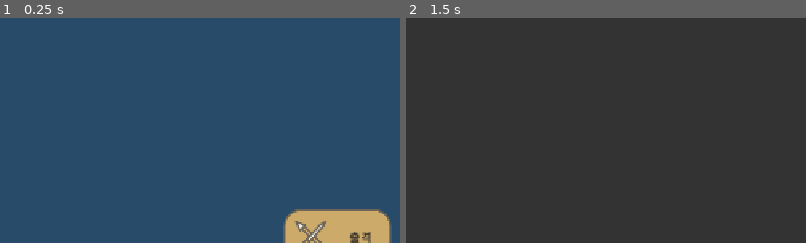
Above: before the commit, frames 1-2 (left to right).
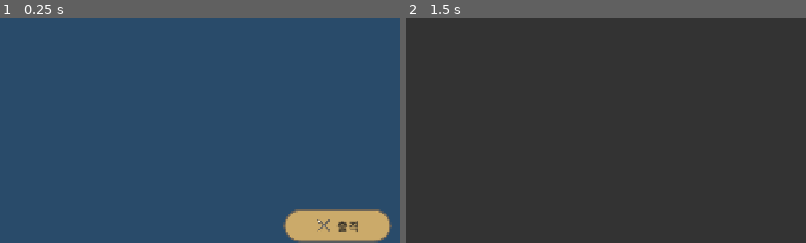
Above: after the commit, the same moments.

Repository: KADSA-OFFICIAL/Group-2
Game: Godot game, scene res://main.tscn
Same seed, same stepped clock (60 frames per second), same inputs: the game is played once before the commit and once after it. The engine's default icon, where the game draws it, is replaced by a stand-in: a white triangle on a blue panel in a dark square.
Inputs (mouse positions are % of the whole screen's width and height, from its top left; square brackets give the same spot before the commit, where the layout moved):
- Up to frame 1 (0.25 s): no input
- Up to frame 2 (1.5 s): click (92, 96) [92, 99] at 0.5 s; tap Enter at 1.25 s; move the mouse to (72, 45) at 1.27 s; press the mouse at (72, 45) at 1.28 s; hold Right (move_right) from 1.28 s (still down)
The pictures show only the part of the screen within x 50-100%, y 50-100%; the shares and areas given below are measured in that part.

The runs differ from the first frame. In frame 1, 1.2% of the frame differs, in the area x 70-98%, y 89-100%; in frame 2, nothing differs.

Commit message:
fix(ui): 버튼 아이콘 잘림 수정 — 출격 버튼 직접 조립 + 뒤로 버튼 expand_icon
Button.icon 은 텍스처를 원본 크기로 그린다. 아이콘 SVG 가 64px 로 임포트되므로
버튼 높이가 그보다 낮으면 아이콘이 잘렸다. 출격 버튼(높이 50)에서 눈에 띄었고,
같은 문제가 모든 화면의 뒤로 버튼(높이 40)에도 있었다.

- 출격 버튼: Button.icon 대신 TextureRect(UITheme.ICON_CTA = 26) + Label 로 직접
  조립하고, 배경 알약과 투명 클릭 버튼을 겹쳤다. 크기를 우리가 정하므로 잘리지 않는다.
  하단 메뉴 버튼을 조립한 방식과 같다.
- 뒤로 버튼 5곳(편성/캐릭터/장비/제조/창고): expand_icon = true 를 켰다.
  버튼 크기에 맞춰 비율을 유지하며 줄어든다.

검증: Godot 4.6.3 헤드리스, 7개 체크 전부 통과.
출격이 Button.icon 을 쓰지 않고 아이콘 높이 27 <= 버튼 높이 50 임을 확인했고,
메타 화면 6종을 모두 인스턴스화해 Button.icon 을 쓰는 버튼 전수 검사에서
"expand_icon 이 꺼져 있으면서 아이콘이 버튼보다 큰" 경우가 0건임을 확인했다.
출격 동작·정지 해제 회귀 확인. 검증 씬은 확인 후 삭제.

Co-Authored-By: Claude Opus 4.8 <noreply@anthropic.com>

Diff:
--- a/screens/characters/characters_screen.gd
+++ b/screens/characters/characters_screen.gd
@@ -79,6 +79,9 @@
 	var back := Button.new()
 	back.text = " 뒤로"
 	back.icon = _texture(BACK_ICON)
+	# Button.icon 은 텍스처를 원본 크기(64px)로 그려 버튼 높이를 넘으면 잘린다.
+	# expand_icon 을 켜면 버튼 크기에 맞춰 비율을 유지하며 줄어든다.
+	back.expand_icon = true
 	back.custom_minimum_size = Vector2(0, 40)
 	back.add_theme_stylebox_override("normal", UITheme.panel_box())
 	back.add_theme_stylebox_override("hover", UITheme.panel_box())
--- a/screens/craft/craft_screen.gd
+++ b/screens/craft/craft_screen.gd
@@ -83,6 +83,9 @@
 	var back := Button.new()
 	back.text = " 뒤로"
 	back.icon = _texture(BACK_ICON)
+	# Button.icon 은 텍스처를 원본 크기(64px)로 그려 버튼 높이를 넘으면 잘린다.
+	# expand_icon 을 켜면 버튼 크기에 맞춰 비율을 유지하며 줄어든다.
+	back.expand_icon = true
 	back.custom_minimum_size = Vector2(0, 40)
 	back.add_theme_stylebox_override("normal", UITheme.panel_box())
 	back.add_theme_stylebox_override("hover", UITheme.panel_box())
--- a/screens/equipment/equipment_screen.gd
+++ b/screens/equipment/equipment_screen.gd
@@ -109,6 +109,9 @@
 	var back := Button.new()
 	back.text = " 뒤로"
 	back.icon = _texture(BACK_ICON)
+	# Button.icon 은 텍스처를 원본 크기(64px)로 그려 버튼 높이를 넘으면 잘린다.
+	# expand_icon 을 켜면 버튼 크기에 맞춰 비율을 유지하며 줄어든다.
+	back.expand_icon = true
 	back.custom_minimum_size = Vector2(0, 40)
 	back.add_theme_stylebox_override("normal", UITheme.panel_box())
 	back.add_theme_stylebox_override("hover", UITheme.panel_box())
--- a/screens/formation/formation_screen.gd
+++ b/screens/formation/formation_screen.gd
@@ -81,6 +81,9 @@
 	var back := Button.new()
 	back.text = " 뒤로"
 	back.icon = _texture(BACK_ICON)
+	# Button.icon 은 텍스처를 원본 크기(64px)로 그려 버튼 높이를 넘으면 잘린다.
+	# expand_icon 을 켜면 버튼 크기에 맞춰 비율을 유지하며 줄어든다.
+	back.expand_icon = true
 	back.custom_minimum_size = Vector2(0, 40)
 	back.add_theme_stylebox_override("normal", UITheme.panel_box())
 	back.add_theme_stylebox_override("hover", UITheme.panel_box())
--- a/screens/main/main_screen.gd
+++ b/screens/main/main_screen.gd
@@ -316,21 +316,48 @@
 
 # 출격만 알약 배경을 가진다. 유일한 주요 동작이라 눈에 띄어야 하기 때문이다.
 # 나머지 메뉴 버튼에는 배경을 두지 않는다.
+#
+# 아이콘을 Button.icon 으로 넣지 않고 직접 조립한다.
+# Button.icon 은 텍스처를 원본 크기(SVG 임포트 기준 64px)로 그리기 때문에
+# 버튼이 그보다 낮으면 아이콘이 잘린다. TextureRect 로 크기를 지정해 얹는다.
 func _build_battle_button() -> Control:
 	var holder := Control.new()
 	holder.custom_minimum_size = Vector2(172, 62)
 
+	var plate := PanelContainer.new()
+	plate.set_anchors_preset(Control.PRESET_BOTTOM_WIDE)
+	plate.offset_top = -54
+	plate.offset_bottom = -4
+	plate.add_theme_stylebox_override("panel", UITheme.overlay_accent(26))
+	plate.mouse_filter = Control.MOUSE_FILTER_IGNORE
+	holder.add_child(plate)
+
+	var row := HBoxContainer.new()
+	row.alignment = BoxContainer.ALIGNMENT_CENTER
+	row.add_theme_constant_override("separation", 8)
+	row.mouse_filter = Control.MOUSE_FILTER_IGNORE
+	plate.add_child(row)
+
+	var icon := _make_icon(BATTLE_ICON, UITheme.ICON_CTA)
+	if icon != null:
+		row.add_child(icon)
+
+	var label := _text("출격", 19, UITheme.INK)
+	label.vertical_alignment = VERTICAL_ALIGNMENT_CENTER
+	row.add_child(label)
+
+	# 눌리는 영역만 담당하는 투명 버튼.
 	var button := Button.new()
+	button.flat = true
 	button.set_anchors_preset(Control.PRESET_BOTTOM_WIDE)
 	button.offset_top = -54
 	button.offset_bottom = -4
-	button.add_theme_stylebox_override("normal", UITheme.overlay_accent(26))
-	button.add_theme_stylebox_override("hover", UITheme.overlay_accent(26))
+	button.add_theme_stylebox_override("normal", StyleBoxEmpty.new())
+	button.add_theme_stylebox_override("hover", StyleBoxEmpty.new())
 	button.add_theme_stylebox_override("pressed", UITheme.overlay_pill(UITheme.SURFACE_DEEP))
-	button.add_theme_color_override("font_color", UITheme.INK)
-	button.add_theme_font_size_override("font_size", 19)
-	button.text = " 출격"
-	button.icon = _load_texture(BATTLE_ICON)
+	button.add_theme_stylebox_override("focus", StyleBoxEmpty.new())
+	button.text = ""
+	button.tooltip_text = "출격"
 	button.pressed.connect(_on_battle_pressed)
 	holder.add_child(button)
 	return holder
--- a/screens/storage/storage_screen.gd
+++ b/screens/storage/storage_screen.gd
@@ -67,6 +67,9 @@
 	var back := Button.new()
 	back.text = " 뒤로"
 	back.icon = _texture(BACK_ICON)
+	# Button.icon 은 텍스처를 원본 크기(64px)로 그려 버튼 높이를 넘으면 잘린다.
+	# expand_icon 을 켜면 버튼 크기에 맞춰 비율을 유지하며 줄어든다.
+	back.expand_icon = true
 	back.custom_minimum_size = Vector2(0, 40)
 	back.add_theme_stylebox_override("normal", UITheme.panel_box())
 	back.add_theme_stylebox_override("hover", UITheme.panel_box())
